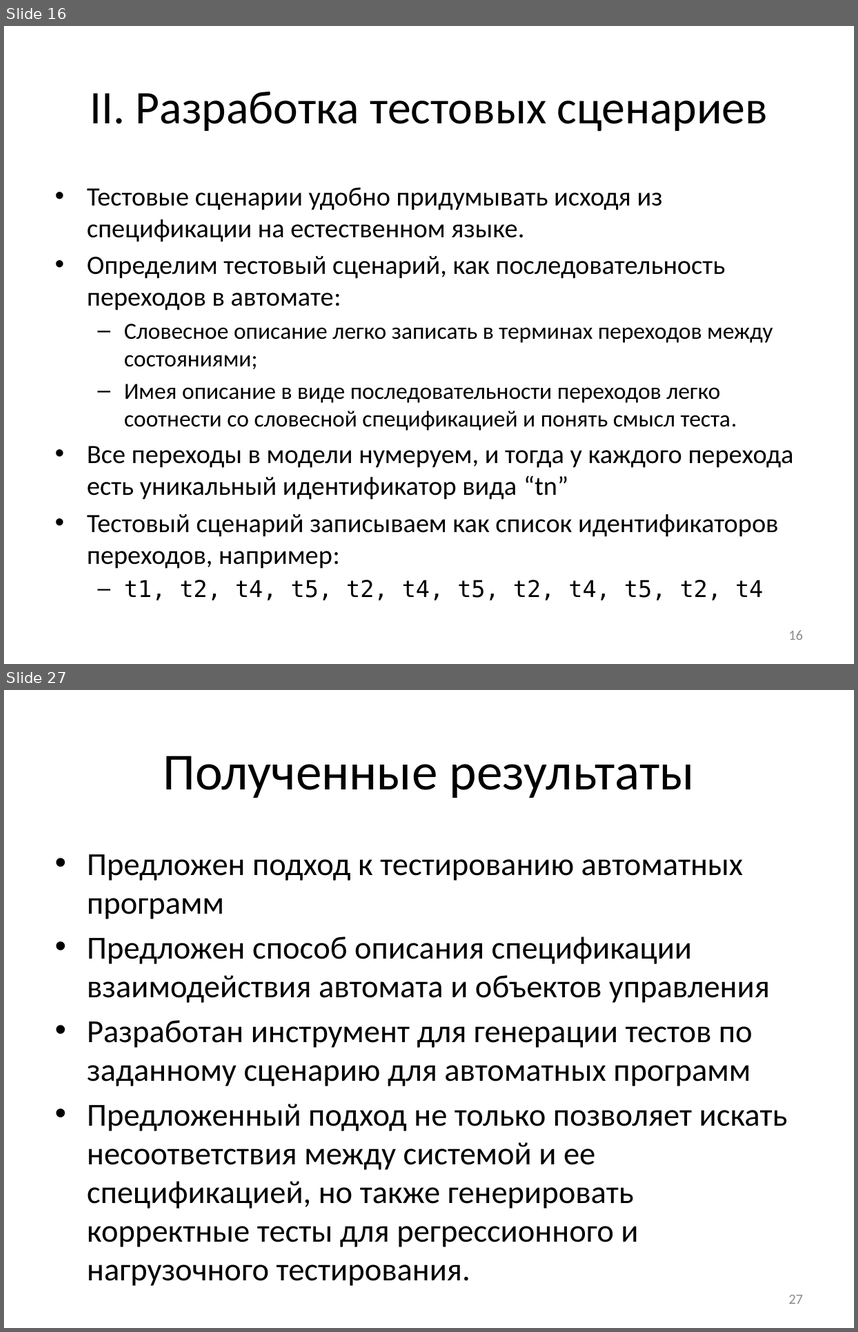
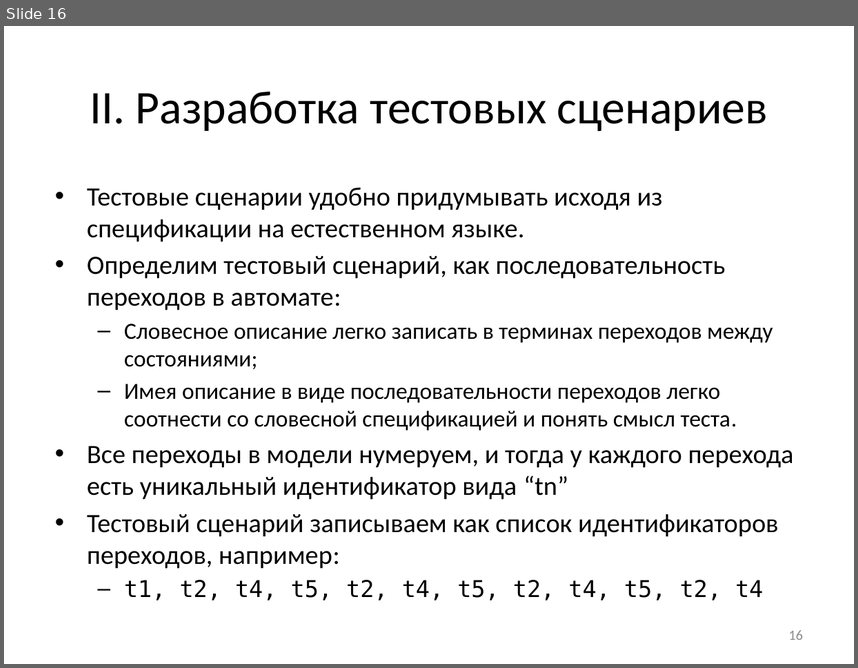
Before and after one commit to nohoper/masters, a slide deck: kmu.pptx. Shown one above the other, each under a label of ours: slides 16 and 27 before the commit, slide 16 after it; the slides between them are not shown. The pictures are 858x1332 and 858x668 pixels, drawn with LibreOffice and Linux fonts; fonts in the diff are those of the drawing. Boxes give left, top, right and bottom in pixels: in the first picture for what was removed or moved away, otherwise in the second. Text is boxed around its words. In the diff, an @@ line names an element or a change of style, - is before the commit and + after.

```diff
--- a/kmu.pptx
+++ b/kmu.pptx
@@ slide 27 removed at <box>4,690,854,1328</box>, background #FFFFFF @@
@@ title removed at <box>163,756,695,798</box> @@
-Полученные результаты
@@ text removed at <box>87,854,788,1247</box> @@
-• Предложен подход к тестированию автоматных программ
-• Предложен способ описания спецификации взаимодействия автомата и объектов управления
-• Разработан инструмент для генерации тестов по заданному сценарию для автоматных программ
-• Предложенный подход не только позволяет искать несоответствия между системой и ее спецификацией, но также генерировать корректные тесты для регрессионного и нагрузочного тестирования.
@@ page number removed at <box>789,1294,803,1303</box> @@
-27
```
Also in this commit, not shown: 20 slides changed, 1 other slide removed.
